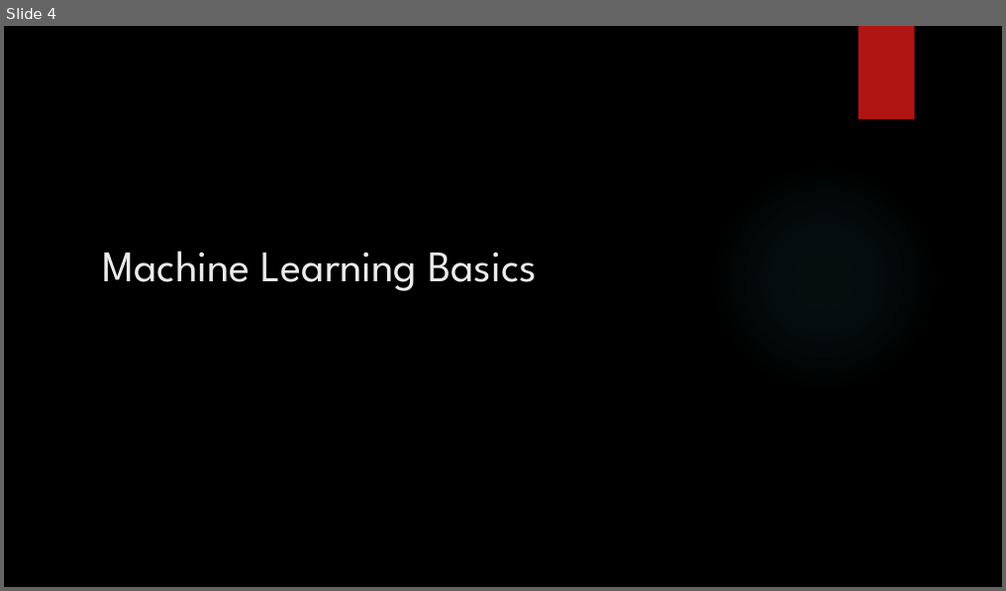
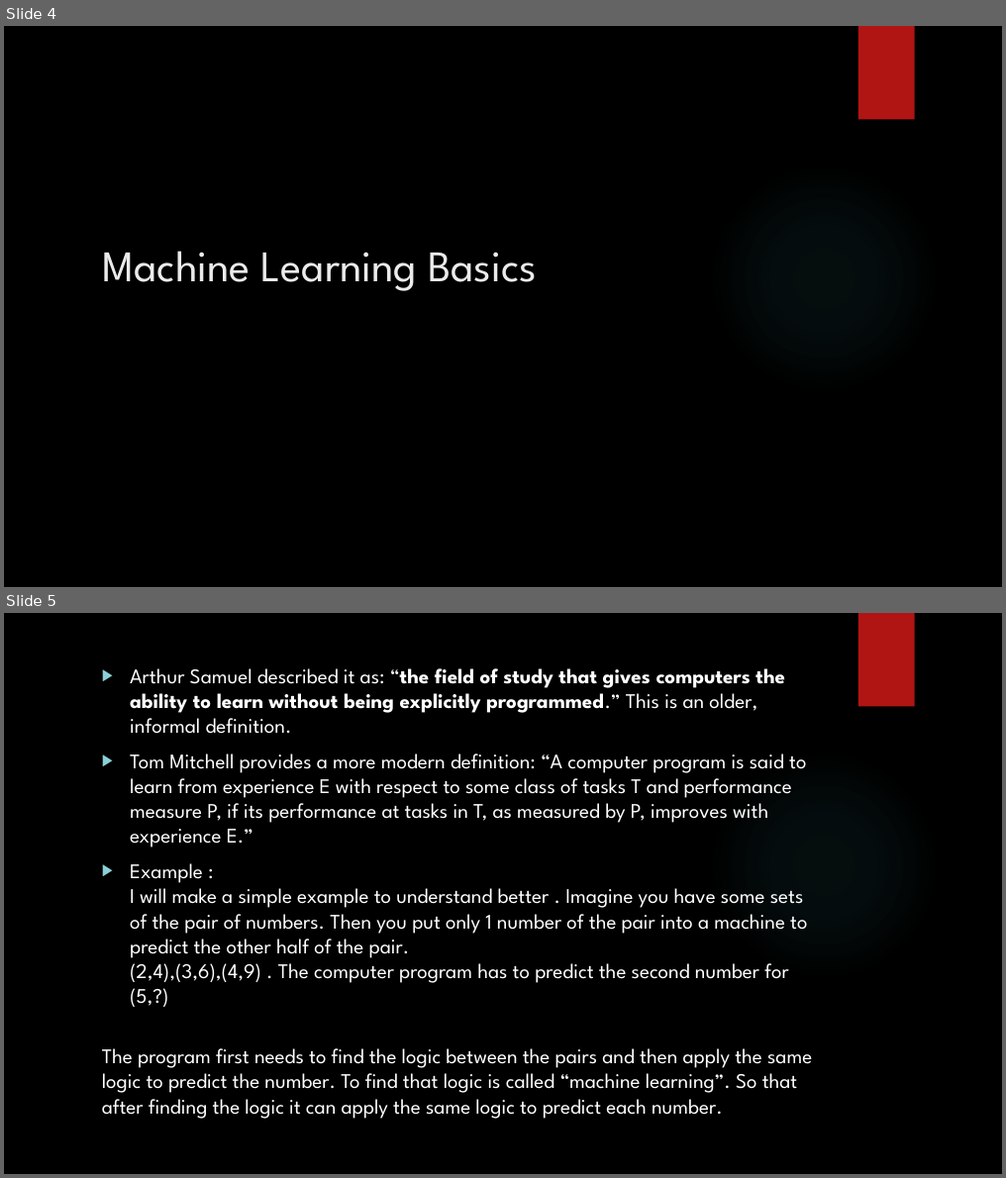
Before and after one commit to Swati707/Machine-Learning-Lab-STC, a slide deck: Lab Day 2/Day2.pptx. Shown one above the other, each under a label of ours: slide 4 before the commit, slides 4 and 5 after it. The pictures are 1006x591 and 1006x1178 pixels, drawn with LibreOffice and Linux fonts; fonts in the diff are those of the drawing; background and template pictures are left out. Boxes give left, top, right and bottom in pixels: in the first picture for what was removed or moved away, otherwise in the second. Text is boxed around its words. In the diff, an @@ line names an element or a change of style, - is before the commit and + after.

```diff
--- a/Lab Day 2/Day2.pptx
+++ b/Lab Day 2/Day2.pptx
@@ slide 5 added at box(4, 613, 1002, 1174), background picture (left out); not listed: 2 template elements that a slide beside it also shows @@
@@ text added at box(102, 668, 812, 1119), 20 pt, text #FFFFFF @@
+▶ Arthur Samuel described it as: “the field of study that gives computers the ability to learn without being explicitly programmed.” This is an older, informal definition.
+▶ Tom Mitchell provides a more modern definition: “A computer program is said to learn from experience E with respect to some class of tasks T and performance measure P, if its performance at tasks in T, as measured by P, improves with experience E.”
+▶ Example :
+  I will make a simple example to understand better . Imagine you have some sets of the pair of numbers. Then you put only 1 number of the pair into a machine to predict the other half of the pair.
+  (2,4),(3,6),(4,9) . The computer program has to predict the second number for (5,?)
+The program first needs to find the logic between the pairs and then apply the same logic to predict the number. To find that logic is called “machine learning”. So that after finding the logic it can apply the same logic to predict each number.
```
Also in this commit, not shown: 1 slide changed, 2 other slides added, 2 other files.
